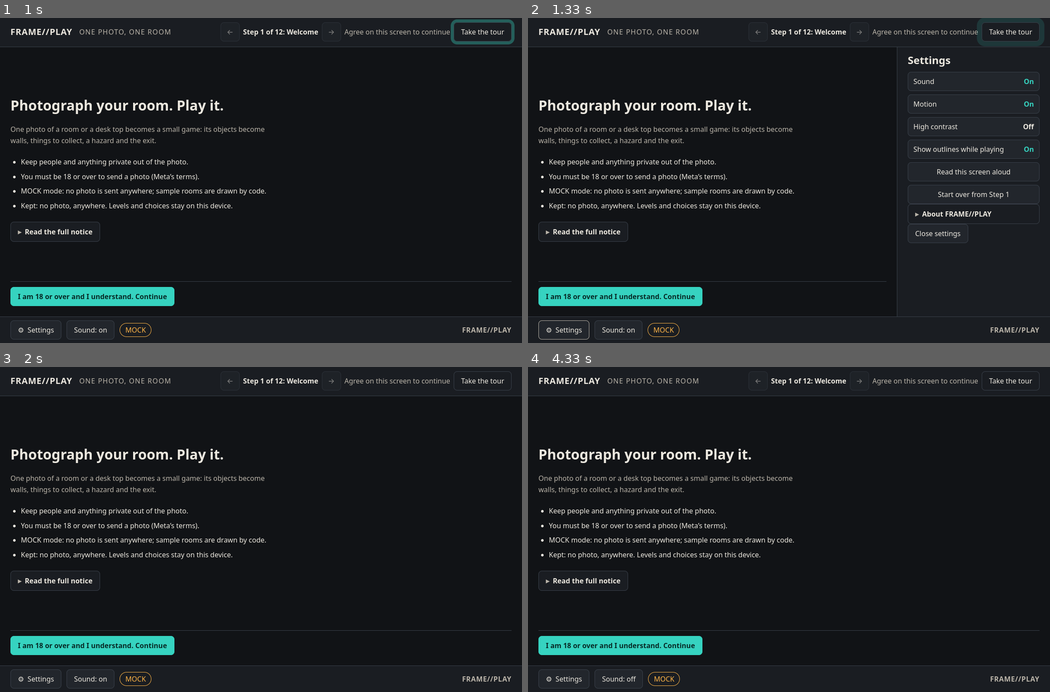
Above: before the commit, frames 1-4 (two rows, left to right).
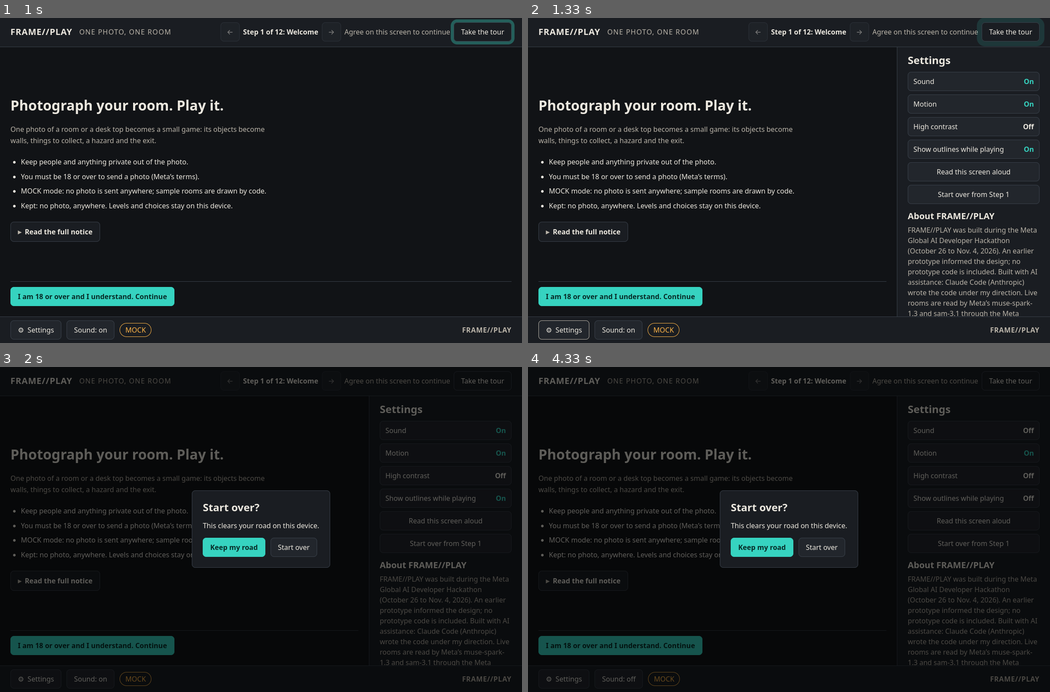
Above: after the commit, the same moments.

Repository: darkAbacus247/frame-play
Game: browser game, page index.html
Same seed, same stepped clock (60 frames per second), same inputs: the game is played once before the commit and once after it.
Inputs (mouse positions are in pixels of both pictures, inside the frame that each line leads up to):
- Up to frame 1 (1 s): click (261, 180) at 0.27 s
- Up to frame 2 (1.33 s): click "⚙ Settings" at 1.27 s
- Up to frame 3 (2 s): tap Shift at 1.52 s; click "Start over from Step 1" at 1.77 s
- Up to frame 4 (4.33 s): click (762, 545) at 2.02 s, where only the run after the commit has a clickable "Keep my road"; tap Escape at 2.27 s; click "Sound: on" at 2.77 s; click (971, 497) at 3.52 s, where only the run after the commit has a clickable "Show outlines while playing On"; click (971, 542) at 4.27 s, where only the run after the commit has a clickable "Start over from Step 1"

Frame 1 is identical in both runs. In frame 2, 1.7% of the frame differs, in the area x 72-98%, y 57-92%; in frame 3, 8.9%; in frame 4, 8.9%, in the area x 0-100%, y 1-99%.

Commit message:
F20: cards, names and small page behaviour (m9, m10, m11, m13, m14, m17, m21, m22, m23, m27, m28)
- m9: Start over (The end and Settings) asks first in a true modal card,
  "Start over? This clears your road on this device.", with Keep my road
  focused; Escape never closes it.
- m10, m11: Play again buttons keep their visible words at the start of
  the accessible name ("Play again: The Desk Top"); your own room is named
  by its row, and its Free play card reads "Your own room: ...".
- m13: a replay's end card says rounds in Free play do not change the
  road, and the closing row of a lost room reads "Lost on the road".
- m14: the button that had the focus gets it back after a busy spell.
- m17: Settings shows the About words unfolded.
- m21: "Proof and changes by code" says how many changes (or none).
- m22: the disclosure marker has an empty alternative text.
- m23: Describe this room has aria-controls and aria-expanded.
- m27: the loss card says "That round counts: win or lose, you can go on."
- m28: Escape and the modifier keys never create the sound context.

The fake page reflects the hidden attribute as a browser does, and the
layout model gives screen-reader-only words no room.

Co-Authored-By: Claude Opus 5.5 <noreply@anthropic.com>

Diff:
--- a/app.js
+++ b/app.js
@@ -17,7 +17,7 @@
 import { levelFromReply, makeOwnRoom, signature, keptLevel } from './src/own.js';
 import {
   welcomeView, pickView, roomCardView, foundView, revealHeight, compareView, roomSumView, roomGoneView,
-  freeView, ownView, ownResult, closingRooms, closingView, more, photoInput, OFF_WORDS,
+  freeView, ownView, ownResult, closingRooms, closingView, photoInput, OFF_WORDS,
 } from './src/screens.js';
 
 const $ = (id) => document.getElementById(id);
@@ -54,7 +54,10 @@
 audio.setOn(soundOn());
 const unlock = () => audio.unlock();
 document.addEventListener('pointerdown', unlock, { capture: true });
-document.addEventListener('keydown', unlock, { capture: true });
+// Escape and the modifier keys do not count as a press that may start
+// sound, so they never create the sound context (it would stay suspended)
+const NOT_ACTIVATION = new Set(['Escape', 'Esc', 'Shift', 'Control', 'Alt', 'Meta', 'AltGraph', 'CapsLock']);
+document.addEventListener('keydown', (e) => { if (!NOT_ACTIVATION.has(e.key)) unlock(); }, { capture: true });
 
 // ---- settings ----
 const reducedMotion = () => S.reducedMotion(sysReduced.matches);
@@ -132,11 +135,17 @@
   return { picture: photo.picture, built: { level, rt: v.rt }, summary: kept.summary || null, fromDevice: true };
 }
 
+// While busy every button waits; the one that had the focus gets it back
+// after (disabling it dropped the focus to the page).
 function setBusy(on) {
   A.busy = on;
+  if (on) A.busyFocus = document.activeElement;
   for (const b of document.querySelectorAll('#main button, #road button')) {
     if (on) { b.dataset.wasDisabled = b.disabled ? '1' : ''; b.disabled = true; } else if (b.dataset.wasDisabled === '') b.disabled = false;
   }
+  const f = A.busyFocus;
+  if (!on && f && f.isConnected && !f.disabled && f.focus) f.focus({ preventScroll: true });
+  if (!on) A.busyFocus = null;
 }
 
 function progressPanel(panel, lines, current, error) {
@@ -150,6 +159,7 @@
   );
 }
 
+const FREE_WORDS = 'Rounds in Free play do not change your road.';
 const LIVE_LINES = ['Reading your room', 'Finding every object', 'Tracing the outlines'];
 
 const NOT_SAME = 'That is not the photo this room was made from.';
@@ -318,12 +328,12 @@
       sw('High contrast', highContrast(), () => { S.setContrast(!highContrast()); applySettings(); }, 'Thicker lines, opaque badges and a dimmed picture'),
       sw('Show outlines while playing', outlinesOn(), () => { S.setOutlinesWhilePlaying(!outlinesOn()); applySettings(); }, 'Draws the outlines the AI found while you play'),
       el('button', { type: 'button', class: 'btn', text: 'Read this screen aloud', tip: 'Reads the main words on this screen', onclick: readScreen }),
-      el('button', { type: 'button', class: 'btn', text: 'Start over from Step 1', tip: 'Starts the road again. Saved levels stay', onclick: startOver }),
+      el('button', { type: 'button', class: 'btn', text: 'Start over from Step 1', tip: 'Starts the road again, after you confirm. Saved levels stay', onclick: confirmStartOver }),
     ]),
-    more('About FRAME//PLAY', [
-      el('p', { class: 'about', text: DISCLOSURE }),
-      el('p', { class: 'about', text: 'MIT license. No accounts, cookies, analytics or trackers.' }),
-    ], 'about-more'),
+    // shown, never folded: the disclosure is always in view in Settings
+    el('h3', { text: 'About FRAME//PLAY' }),
+    el('p', { class: 'about', text: DISCLOSURE }),
+    el('p', { class: 'about', text: 'MIT license. No accounts, cookies, analytics or trackers.' }),
     el('div', { class: 'actions' }, [el('button', { type: 'button', class: 'btn', text: 'Close settings', tip: 'Closes this drawer', onclick: toggleDrawer })]),
   );
 }
@@ -331,6 +341,17 @@
 function readScreen() {
   const text = $('main').innerText.replace(/\s+/g, ' ').trim().slice(0, 2400);
   if (!speak(text)) say('Reading aloud is not available in this browser.');
+}
+
+// A true modal card: nothing is cleared until the player says so; Keep my
+// road has the focus, and Escape never closes it (src/ui.js showCard).
+function confirmStartOver() {
+  showCard($('card'), {
+    title: 'Start over?',
+    lines: ['This clears your road on this device.'],
+    primary: { label: 'Keep my road', onClick: () => {} },
+    secondary: [{ label: 'Start over', onClick: startOver }],
+  });
 }
 
 function startOver() {
@@ -391,10 +412,10 @@
   return OFF_WORDS.mock;
 }
 
-function roomCard(entry, { disabledWhy, onPick, tour = true }) {
+function roomCard(entry, { disabledWhy, onPick, tour = true, title = null }) {
   const level = entry.built.level;
   return roomCardView({
-    title: entry.room ? entry.room.title : level.title, origin: level.origin, disabledWhy, onPick, tour,
+    title: title || (entry.room ? entry.room.title : level.title), origin: level.origin, disabledWhy, onPick, tour,
     draw: (thumb) => {
       // a photo of another shape keeps its shape, centred
       const f = fitSize(320, 240, entry.picture.width, entry.picture.height);
@@ -485,8 +506,9 @@
   renderHeader();
 }
 
-function describeSection(section, level, rt, state) {
-  if (!section.hidden) { section.hidden = true; return; }
+function describeSection(section, level, rt, state, button) {
+  const shown = (on) => { section.hidden = !on; if (button) button.setAttribute('aria-expanded', String(on)); };
+  if (!section.hidden) { shown(false); return; }
   const pos = state ? state.pos : level.start;
   const lines = describeRoom(level, rt, state, stepsAway(level, rt, pos[0], pos[1]));
   section.replaceChildren(
@@ -494,7 +516,7 @@
     el('ul', {}, lines.map((t) => el('li', { text: t }))),
     el('button', { type: 'button', class: 'btn', text: 'Read aloud', tip: 'Reads the description aloud', onclick: () => { if (!speak(lines.join(' '))) say('Reading aloud is not available in this browser.'); } }),
   );
-  section.hidden = false;
+  shown(true);
 }
 
 async function screenFound(main, slot, token) {
@@ -510,7 +532,7 @@
     level, summary: entry.summary, fromDevice: entry.fromDevice,
     actions: {
       play: () => setRoad(R.startPlay(A.road)),
-      describe: (desc) => describeSection(desc, level, rt, null),
+      describe: (desc, button) => describeSection(desc, level, rt, null, button),
       walls: (on) => { for (const r of A.reveals) r.setWalls(on); },
     },
   });
@@ -539,10 +561,11 @@
     return;
   }
   const { level, rt } = entry.built;
-  const desc = el('section', { class: 'describe', hidden: true, 'aria-live': 'polite' });
+  const desc = el('section', { class: 'describe', id: 'describe-room', hidden: true, 'aria-live': 'polite' });
   const describeBtn = el('button', {
-    type: 'button', class: 'btn', text: 'Describe this room', tip: 'Every object, its role, where it is and how far, in words',
-    onclick: () => describeSection(desc, level, rt, A.view && A.view.state),
+    type: 'button', class: 'btn', text: 'Describe this room', 'aria-expanded': 'false', 'aria-controls': 'describe-room',
+    tip: 'Every object, its role, where it is and how far, in words',
+    onclick: () => describeSection(desc, level, rt, A.view && A.view.state, describeBtn),
   });
   A.view = mountPlay(main, {
     level, rt, picture: entry.picture, audio,
@@ -578,7 +601,9 @@
   const primary = free
     ? { label: 'Back to free play', onClick: () => { A.free = null; render(); } }
     : { label: R.primaryLabel(A.road), onClick: () => setRoad(R.continueAfterRound(A.road)) };
-  showCard($('card'), { title: r.words.title, lines: [r.words.body], label: level.label, primary, secondary: [again, pickOther] });
+  // a replay's card says plainly that it leaves the road as it was
+  const lines = free ? [r.status === 'won' ? r.words.body : null, FREE_WORDS] : [r.words.body];
+  showCard($('card'), { title: r.words.title, lines, label: level.label, primary, secondary: [again, pickOther] });
   clearVeil();
 }
 
@@ -613,7 +638,8 @@
   const own = A.road.rooms[2];
   const ownEntry = R.ownMade(A.road) ? await levelFor(own) : null;
   if (token !== A.renderToken) return;
-  if (ownEntry && !ownEntry.built.error) cards.append(roomCard(ownEntry, { onPick: () => { A.free = own; render(); } }));
+  // titled by its row: in REHEARSAL it carries the sample's own title
+  if (ownEntry && !ownEntry.built.error) cards.append(roomCard(ownEntry, { title: `Your own room: ${ownEntry.built.level.title}`, onPick: () => { A.free = own; render(); } }));
 }
 
 // ---- the closing screen ----
@@ -637,7 +663,7 @@
       freePlay: () => setRoad(R.startFreePlay(A.road)),
       playAgain: (ref) => { A.free = ref; setRoad(R.startFreePlay(A.road)); },
       ownRoom: () => setRoad({ ...A.road, step: R.OWN_STEP }),
-      startOver,
+      startOver: confirmStartOver,
     },
   }));
 }
--- a/src/screens.js
+++ b/src/screens.js
@@ -180,7 +180,9 @@
   return Math.min(natural, Math.max(min, room));
 }
 
-// actions: { play, describe(desc), walls(on) }
+const changeCount = (n) => (n === 0 ? 'none' : n === 1 ? '1 change' : `${n} changes`);
+
+// actions: { play, describe(desc, button), walls(on) }
 export function foundView({ level, summary, fromDevice, actions }) {
   const pic = el('div', { class: 'found-pic' });
   const list = el('ol', { class: 'obj-list' });
@@ -196,7 +198,11 @@
       ]),
     ]));
   });
-  const desc = el('section', { class: 'describe', hidden: true, 'aria-live': 'polite' });
+  const desc = el('section', { class: 'describe', id: 'describe-room', hidden: true, 'aria-live': 'polite' });
+  const describeBtn = el('button', {
+    type: 'button', class: 'btn', text: 'Describe this room', 'aria-expanded': 'false', 'aria-controls': 'describe-room',
+    tip: 'Every object, its role and where it is, in words', onclick: () => actions.describe(desc, describeBtn),
+  });
   let walls = false;
   const wallsBtn = el('button', {
     type: 'button', class: 'btn', 'aria-pressed': 'false', text: 'Show walls',
@@ -218,7 +224,7 @@
     fromDevice ? el('p', { class: 'why', text: 'Loaded from this device: no model was called this time.' }) : null,
     el('div', { class: 'actions' }, [
       el('button', { type: 'button', class: 'btn primary', 'data-primary': 'true', 'data-tour': 'primary', tip: 'Start playing this room', text: 'Play this room', onclick: actions.play }),
-      el('button', { type: 'button', class: 'btn', text: 'Describe this room', tip: 'Every object, its role and where it is, in words', onclick: () => actions.describe(desc) }),
+      describeBtn,
       wallsBtn,
     ]),
     desc,
@@ -227,7 +233,7 @@
       scenery.length ? el('p', { text: `Also seen, as scenery (never a wall, never sent to SAM): ${scenery.join(', ')}.` }) : null,
       warnings.length ? el('ul', { class: 'changes' }, warnings.map((w) => el('li', { text: w }))) : null,
     ], 'objects'),
-    more('Proof and changes by code', [
+    more(`Proof and changes by code (${changeCount(level.changes_by_code.length)})`, [
       el('p', { class: 'proof', text: proofLine(level) }),
       el('h2', { class: 'small-h', text: 'Changes by code' }),
       changes,
@@ -397,7 +403,8 @@
 export function resultLine(road, slot) {
   const best = road.best[slot];
   if (best != null) return best <= 1.05 ? 'Won · by the shortest route' : `Won · best route ${best.toFixed(1)} times the shortest`;
-  if (road.finished[slot]) return 'Lost · not won yet';
+  // the road's own round; a replay in Free play never changes it
+  if (road.finished[slot]) return 'Lost on the road';
   return 'Not played yet';
 }
 
@@ -425,10 +432,13 @@
         el('p', { class: 'result', text: r.result }),
         el('p', { class: 'ai', text: r.ai }),
       ]),
+      // the visible words begin the accessible name: "Play again: The Desk
+      // Top" (your own room by its row, as in REHEARSAL it carries a
+      // sample's title)
       r.playable ? el('button', {
-        type: 'button', class: 'btn', text: 'Play again', 'aria-label': `Play ${r.title} again`,
-        tip: `Play ${r.title} again in free play`, onclick: () => actions.playAgain(r.ref, r.title),
-      }) : null,
+        type: 'button', class: 'btn', tip: `Play ${r.slot === 2 ? 'your own room' : r.title} again in free play`,
+        onclick: () => actions.playAgain(r.ref, r.title),
+      }, ['Play again', el('span', { class: 'sr-only', text: `: ${r.slot === 2 ? 'your own room' : r.title}` })]) : null,
     ]))),
     el('div', { class: 'actions' }, [
       el('button', { type: 'button', class: 'btn primary', 'data-primary': 'true', 'data-tour': 'primary', text: primaryLabel, tip: 'Play any room as often as you like', onclick: actions.freePlay }),
--- a/src/words.js
+++ b/src/words.js
@@ -97,5 +97,5 @@
     return { title: 'Room cleared!', body: route };
   }
   const k = state.lostTo;
-  return { title: k >= 0 ? `The ${objectWords(level, k)} got you.` : 'The round is over.', body: 'Finish a round, win or lose, to continue.' };
+  return { title: k >= 0 ? `The ${objectWords(level, k)} got you.` : 'The round is over.', body: 'That round counts: win or lose, you can go on.' };
 }
--- a/styles.css
+++ b/styles.css
@@ -172,8 +172,10 @@
   padding: 0 var(--s4); cursor: pointer; font-weight: 600; list-style: none;
 }
 .more > summary::-webkit-details-marker { display: none; }
-.more > summary::before { content: "▸"; color: var(--muted); }
-.more[open] > summary::before { content: "▾"; }
+/* the marker is decoration: an empty alternative text keeps it out of the
+   summary's accessible name */
+.more > summary::before { content: "▸" / ""; color: var(--muted); }
+.more[open] > summary::before { content: "▾" / ""; }
 .more > .more-body { display: grid; gap: var(--s3); padding: 0 var(--s4) var(--s4); }
 .actions { display: flex; flex-wrap: wrap; gap: var(--s3); align-items: center; }
 .sparse .actions { justify-content: center; }
--- a/tests/apphost.js
+++ b/tests/apphost.js
@@ -38,7 +38,8 @@
   );
 }
 
-export const textOf = (e) => (e.children.length ? e.children.map(textOf).join(' ') : e.textContent || '').replace(/\s+/g, ' ').trim();
+export const nameOf = (e) => (e.children.length ? e.children.map(nameOf).join('') : e.textContent || '').trim();
+export const textOf =(e) => (e.children.length ? e.children.map(textOf).join(' ') : e.textContent || '').replace(/\s+/g, ' ').trim();
 
 // mode: 'mock' | 'rehearsal' | 'live'; road: saved before the boot, or null
 export async function bootApp({ mode = 'mock', road = null } = {}) {
@@ -96,7 +97,8 @@
     cardOpen: () => $('card').open,
     back: () => $('road').querySelectorAll('button')[0].click(),
     forward: () => $('road').querySelectorAll('button')[1].click(),
-    button: (text) => $('main').querySelectorAll('button').find((b) => textOf(b) === text || b.getAttribute('aria-label') === text) || null,
+    // by its accessible name: aria-label, or its text as one run
+    button: (name) => $('main').querySelectorAll('button').find((b) => (b.getAttribute('aria-label') || nameOf(b)) === name) || null,
     popstate: (state) => { for (const f of listeners.get('popstate') || []) f({ state }); },
     savedRoad: () => JSON.parse(storage.getItem('frameplay.road')),
   };
--- /dev/null
+++ b/tests/cards.test.js
@@ -0,0 +1,75 @@
+// Cards and small page behaviour on the real app.js, booted in Node
+// (tests/apphost.js), in MOCK: Start over asks first, a replay's end card
+// says the road is unchanged, Describe this room says whether it is open,
+// and Settings shows the About words unfolded.
+import test from 'node:test';
+import assert from 'node:assert/strict';
+import { bootApp, textOf } from './apphost.js';
+import { played } from './stub_game.js';
+
+const END = {
+  v: 3, step: 12, reached: 12, consent: true, own: 'skipped',
+  rooms: [{ kind: 'sample', id: 'desk' }, { kind: 'sample', id: 'living' }, null],
+  finished: [true, true, false], best: [1.24, null, null],
+};
+
+async function at(road) {
+  const app = await bootApp({ mode: 'mock', road });
+  app.cardPrimary().click();
+  await app.settle();
+  return app;
+}
+
+test('Start over asks first, in a true modal card; Keep my road has the focus and Escape never closes it', async () => {
+  const app = await at(END);
+  app.button('Start over').click();
+  await app.settle(3);
+  assert.ok(app.cardOpen());
+  assert.match(textOf(app.$('card')), /Start over\? This clears your road on this device\./);
+  assert.equal(textOf(app.doc.activeElement), 'Keep my road');
+  app.doc.pressKey('Escape');
+  app.doc.pressKey('Escape');
+  assert.ok(app.cardOpen(), 'Escape twice: still open');
+  app.cardPrimary().click();
+  await app.settle();
+  assert.ok(!app.cardOpen());
+  assert.equal(app.step(), 12, 'the road is kept');
+  assert.equal(app.savedRoad().step, 12);
+  app.button('Start over').click();
+  await app.settle(3);
+  app.$('card').querySelectorAll('button').find((b) => textOf(b) === 'Start over').click();
+  await app.settle();
+  assert.equal(app.step(), 1);
+});
+
+test('a replay’s end card says Free play leaves the road as it was', async () => {
+  const app = await at(END);
+  app.button('Play again: The Living Room').click();
+  await app.settle();
+  played.last.onEnd({ status: 'won', ratio: 1.0, words: { title: 'Room cleared!', body: 'You took the shortest route.' } });
+  await app.settle(3);
+  assert.match(textOf(app.$('card')), /Rounds in Free play do not change your road\./);
+  assert.equal(app.savedRoad().finished[1], true);
+  assert.equal(app.savedRoad().best[1], null, 'the road’s own result is unchanged');
+});
+
+test('Describe this room says whether its words are open', async () => {
+  const app = await at({ ...END, step: 3, reached: 3, own: null, rooms: [END.rooms[0], null, null], finished: [false, false, false], best: [null, null, null] });
+  const b = app.button('Describe this room');
+  assert.equal(b.getAttribute('aria-controls'), 'describe-room');
+  assert.equal(b.getAttribute('aria-expanded'), 'false');
+  b.click();
+  assert.equal(b.getAttribute('aria-expanded'), 'true');
+  assert.equal(app.doc.getElementById('describe-room').hidden, false);
+  b.click();
+  assert.equal(b.getAttribute('aria-expanded'), 'false');
+});
+
+test('Settings shows the About words, never folded', async () => {
+  const app = await at(END);
+  app.$('dock').querySelectorAll('button')[0].click();
+  await app.settle(3);
+  const drawer = app.$('drawer');
+  assert.equal(drawer.querySelectorAll('details').length, 0);
+  assert.match(textOf(drawer), /Built with AI assistance/);
+});
--- a/tests/closing.test.js
+++ b/tests/closing.test.js
@@ -32,6 +32,7 @@
 }
 
 const all = (root) => [root, ...root.all()];
+const nameOf = (e) => (e.children.length ? e.children.map(nameOf).join('') : e.textContent || '');
 const texts = (root) => all(root).filter((e) => !e.children.length).map((e) => e.textContent).join(' | ');
 
 test('the closing screen is the last step of the road, and the counter says so', () => {
@@ -45,7 +46,7 @@
 
 test('MOCK: each room, what happened, and that no model was called', () => {
   const rooms = closingRooms({ road: endRoad(false), mode: 'mock', levels: [MOCK_DESK, MOCK_LIVING, null] });
-  assert.deepEqual(rooms.map((r) => r.result), ['Won · best route 1.2 times the shortest', 'Lost · not won yet', 'Not made']);
+  assert.deepEqual(rooms.map((r) => r.result), ['Won · best route 1.2 times the shortest', 'Lost on the road', 'Not made']);
   assert.equal(rooms[0].ai, 'Sample room drawn by code; no model was called.');
   assert.equal(rooms[1].ai, 'Sample room drawn by code; no model was called.');
   assert.equal(rooms[2].ai, 'No room was made from a photo of your own, and nothing was invented.');
@@ -191,8 +192,9 @@
   const buttons = all(section).filter((e) => e.tagName === 'BUTTON');
   const primary = buttons.filter((b) => b.hasAttribute('data-primary'));
   assert.deepEqual(primary.map((b) => b.textContent), ['Free play']);
-  assert.deepEqual(buttons.map((b) => b.getAttribute('aria-label') || b.textContent),
-    ['Play The Desk Top again', 'Play The Living Room again', 'Free play', 'Start over']);
+  // the accessible name starts with the visible words (label in name)
+  assert.deepEqual(buttons.map(nameOf), ['Play again: The Desk Top', 'Play again: The Living Room', 'Free play', 'Start over']);
+  assert.ok(buttons.every((b) => !b.hasAttribute('aria-label')), 'no label that hides the visible words');
   assert.ok(buttons.every((b) => b.getAttribute('type') === 'button' && b.dataset.tip && b.getAttribute('aria-describedby')), 'keyboard buttons with words for screen readers');
   assert.match(texts(section), /Your own room needs the live AI \(Meta’s models\)\. This copy runs without it\./);
   assert.doesNotMatch(texts(section), /Try your own room/);
@@ -210,7 +212,8 @@
     assert.ok(b, mode);
     b.click();
     assert.deepEqual(calls, ['own']);
-    assert.equal(all(section).filter((e) => e.tagName === 'BUTTON' && /again$/.test(e.getAttribute('aria-label') || '')).length, 3);
+    const again = all(section).filter((e) => e.tagName === 'BUTTON' && nameOf(e).startsWith('Play again: ')).map(nameOf);
+    assert.deepEqual(again, ['Play again: The Desk Top', 'Play again: The Living Room', 'Play again: your own room'], 'your own room by its row');
   }
 });
 
--- a/tests/fakedom.js
+++ b/tests/fakedom.js
@@ -27,7 +27,6 @@
     this.textContent = '';
     this.dataset = {};
     this.style = {};
-    this.hidden = false;
     this.open = false;
     this.classList = new FakeClassList(this);
   }
@@ -39,6 +38,9 @@
     return e === this.ownerDocument.body;
   }
   get disabled() { return this.attrs.has('disabled'); }
+  // reflected, as in a browser: the hidden attribute is the hidden property
+  get hidden() { return this.attrs.has('hidden'); }
+  set hidden(v) { if (v) this.attrs.set('hidden', ''); else this.attrs.delete('hidden'); }
   set disabled(v) { if (v) this.attrs.set('disabled', ''); else this.attrs.delete('disabled'); }
   // a canvas: drawing does nothing; there are no pixels to read
   getContext() {
--- a/tests/free_play.test.js
+++ b/tests/free_play.test.js
@@ -28,7 +28,7 @@
 
 test('A: Play again, ←, then Free play shows the room list', async () => {
   const app = await atTheEnd();
-  app.button('Play The Desk Top again').click();
+  app.button('Play again: The Desk Top').click();
   await app.settle();
   assert.ok(app.$('main').querySelector('.game'), 'the replay is on');
   app.back();
@@ -56,7 +56,7 @@
 
 test('C: Play again, the browser’s Back, then Free play shows the room list', async () => {
   const app = await atTheEnd();
-  app.button('Play The Desk Top again').click();
+  app.button('Play again: The Desk Top').click();
   await app.settle();
   app.popstate({ step: 12 });
   await app.settle();
--- a/tests/layoutmodel.js
+++ b/tests/layoutmodel.js
@@ -167,8 +167,10 @@
     return k;
   }
 
+  // the text that takes room: words for screen readers only (.sr-only, out
+  // of flow) take none
   text(e) {
-    return e.children.length ? e.children.map((c) => this.text(c)).join('') : e.textContent || '';
+    return e.children.length ? e.children.filter((c) => !(c.className || '').split(/\s+/).includes('sr-only')).map((c) => this.text(c)).join('') : e.textContent || '';
   }
 
   isBox(e, st) {
--- a/tests/page_honesty.test.js
+++ b/tests/page_honesty.test.js
@@ -25,6 +25,7 @@
   try {
     const input = app.$('main').querySelectorAll('input').find((i) => i.getAttribute('type') === 'file');
     assert.ok(input, 'the picker');
+    app.button('Choose a photo').focus();
     input.files = [{ name: 'my-room.jpg', type: 'image/jpeg', size: 300000, arrayBuffer: async () => new ArrayBuffer(16) }];
     input.dispatch('change');
     await app.settle();
@@ -40,6 +41,7 @@
   assert.equal(road.step, 9);
   assert.equal(road.rooms[2], null, 'no room on the road');
   assert.match(app.main(), /Your photo, on this device only\. Nothing was sent, and no level was made from it\./);
+  assert.equal(app.doc.activeElement, app.button('Choose a photo'), 'the focus is back on Choose a photo, not lost to the page');
 });
 
 test('MOCK: Steps 2 and 5 hold no file input at all', async () => {
--- a/tests/shell.test.js
+++ b/tests/shell.test.js
@@ -151,6 +151,14 @@
   assert.ok(primaries >= 8, `the primaries were found (${primaries})`);
 });
 
+test('Escape and modifier keys never create the sound context; disclosure markers stay out of names', () => {
+  const app = readFileSync(new URL('../app.js', import.meta.url), 'utf8');
+  assert.match(app, /NOT_ACTIVATION = new Set\(\['Escape', 'Esc', 'Shift', 'Control', 'Alt', 'Meta'/);
+  assert.match(app, /addEventListener\('keydown', \(e\) => \{ if \(!NOT_ACTIVATION\.has\(e\.key\)\) unlock\(\); \}/);
+  const css = readFileSync(new URL('../styles.css', import.meta.url), 'utf8');
+  for (const m of css.matchAll(/summary::before \{ content: ([^;]+);/g)) assert.match(m[1], /^"[▸▾]" \/ ""$/, m[0]);
+});
+
 test('the page shell: in-flow grid, no inline styles or scripts, labels in place', () => {
   const html = readFileSync(new URL('../index.html', import.meta.url), 'utf8');
   assert.ok(!/<style/i.test(html) && !/\sstyle=/i.test(html) && !/<script(?![^>]*src=)/i.test(html));
